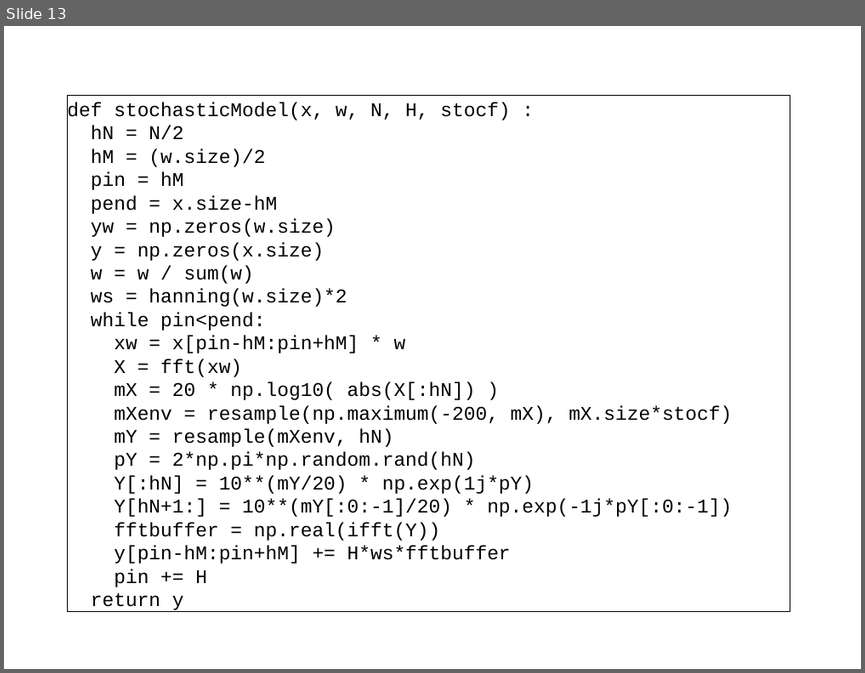
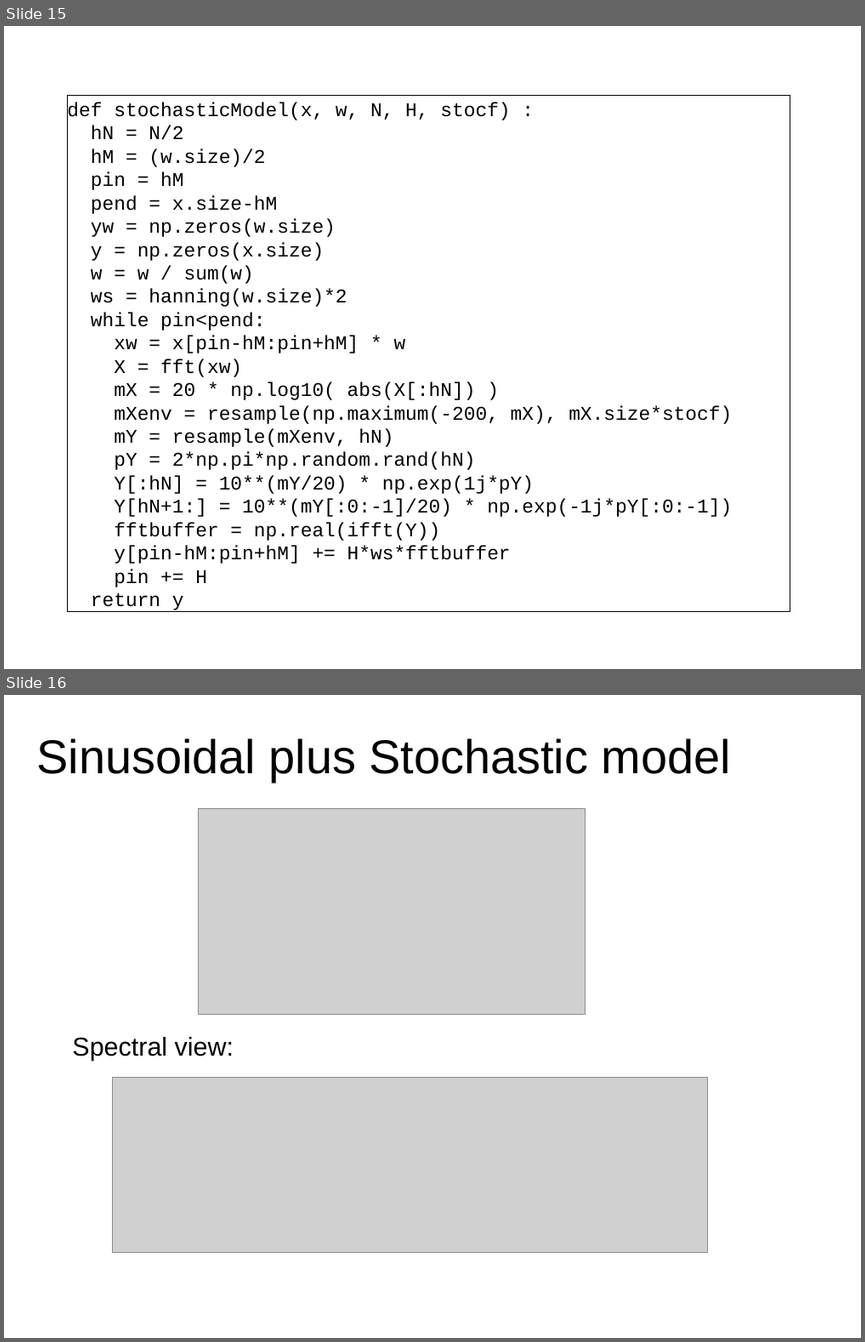
Before and after one commit to MTG/sms-tools, a slide deck: teaching-material/lectures/lect7-Sinusoidal-plus-Residual-model/7-Sinusoidal-plus-Residual-model.odp. Shown one above the other, each under a label of ours: slide 13 before the commit, slides 15 and 16 after it. The pictures are 865x673 and 865x1342 pixels, drawn with LibreOffice and Linux fonts; fonts in the diff are those of the drawing; grey boxes stand for pictures. Boxes give left, top, right and bottom in pixels: in the first picture for what was removed or moved away, otherwise in the second. Text is boxed around its words. In the diff, an @@ line names an element or a change of style, - is before the commit and + after.

```diff
--- a/teaching-material/lectures/lect7-Sinusoidal-plus-Residual-model/7-Sinusoidal-plus-Residual-model.odp
+++ b/teaching-material/lectures/lect7-Sinusoidal-plus-Residual-model/7-Sinusoidal-plus-Residual-model.odp
@@ slide 16 added at (x1=4, y1=695, x2=861, y2=1338), background #FFFFFF @@
@@ title added at (x1=37, y1=738, x2=731, y2=782), 44 pt, text #000000 @@
+Sinusoidal plus Stochastic model
@@ picture added at (x1=199, y1=809, x2=585, y2=1015) @@
@@ text added at (x1=72, y1=1037, x2=234, y2=1061), 24 pt, text #000000 @@
+Spectral view:
@@ picture added at (x1=113, y1=1077, x2=709, y2=1252) @@
@@ what was slide 13 is now slide 15 @@
```
Also in this commit, not shown: 9 slides changed, 1 slide removed, 17 other files.
